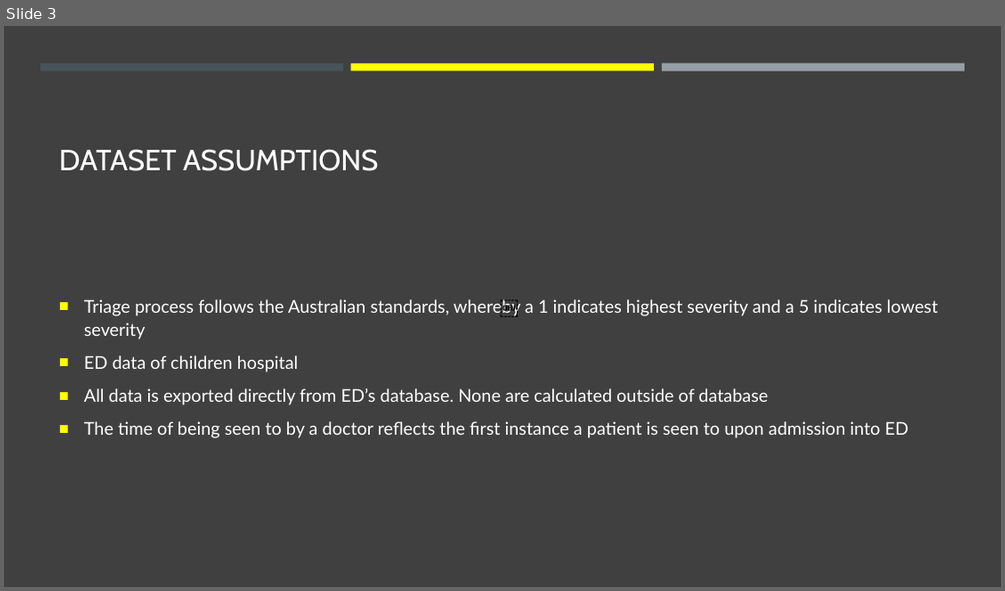
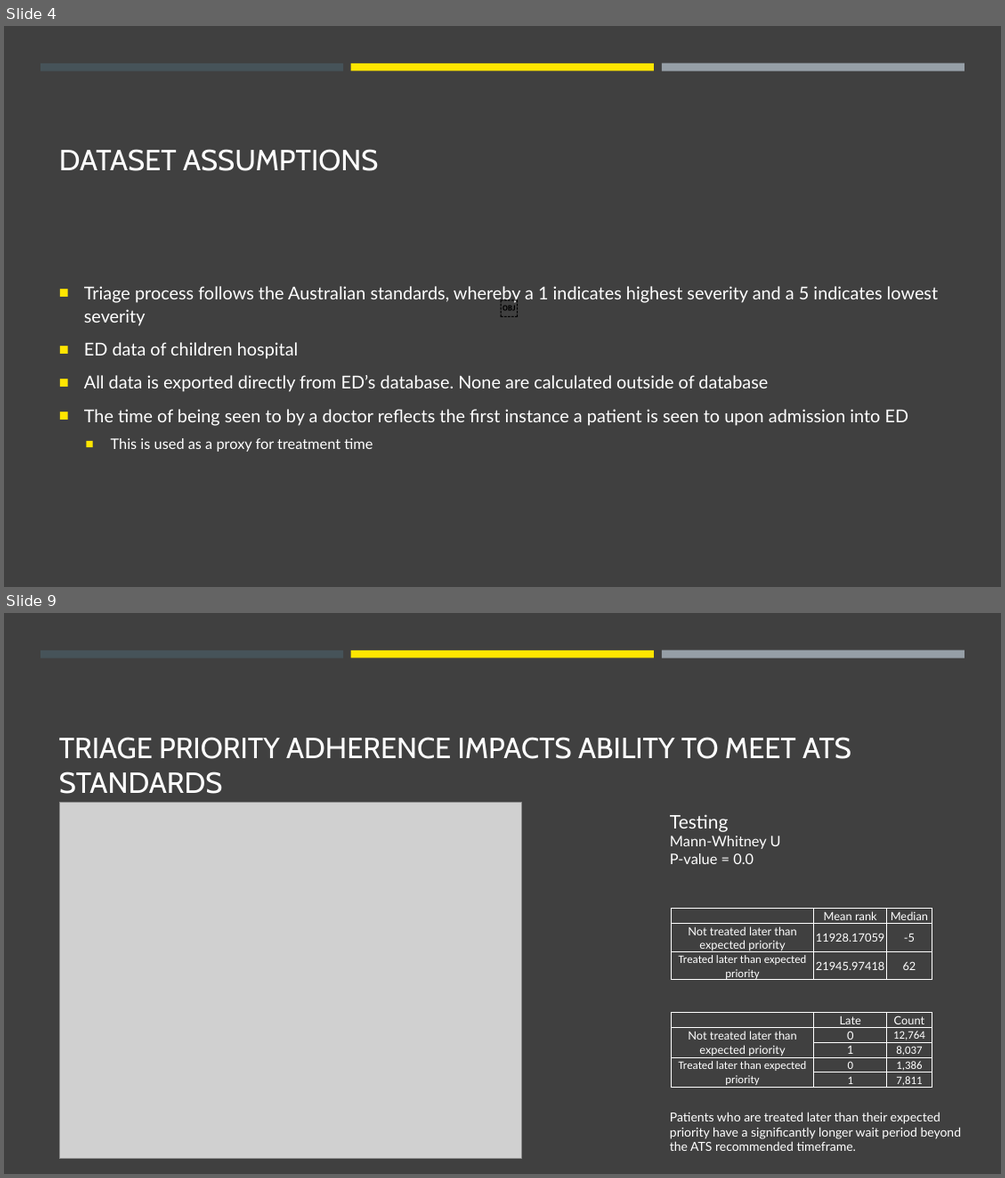
Before and after one commit to jasonnguyen3697/EY_DataChallenge, a slide deck: stuff.pptx. Shown one above the other, each under a label of ours: slide 3 before the commit, slides 4 and 9 after it; the slides between them are not shown. The pictures are 1005x591 and 1005x1178 pixels, drawn with LibreOffice and Linux fonts; fonts in the diff are those of the drawing; grey boxes stand for pictures. Boxes give left, top, right and bottom in pixels: in the first picture for what was removed or moved away, otherwise in the second. Text is boxed around its words. In the diff, an @@ line names an element or a change of style, - is before the commit and + after.

```diff
--- a/stuff.pptx
+++ b/stuff.pptx
@@ slide 9 added at bbox=[4, 613, 1001, 1174], background #404040; not listed: 3 template elements that a slide beside it also shows @@
@@ title added at bbox=[59, 737, 851, 794], 28 pt, text #FFFFFF @@
+TRIAGE PRIORITY ADHERENCE IMPACTS ABILITY TO MEET ATS STANDARDS
@@ picture added at bbox=[59, 803, 521, 1159] @@
@@ text added at bbox=[670, 814, 781, 864], 14 pt, text #FFFFFF @@
+Testing
+Mann-Whitney U
+P-value = 0.0
@@ table added at bbox=[671, 908, 932, 983], 3 rows, 3 columns @@
+ | Mean rank | Median
+Not treated later than expected priority | 11928.17059 | -5
+Treated later than expected priority | 21945.97418 | 62
@@ table added at bbox=[671, 1013, 932, 1091], 5 rows, 3 columns @@
+ | Late | Count
+Not treated later than expected priority | 0 | 12,764
+ | 1 | 8,037
+Treated later than expected priority | 0 | 1,386
+ | 1 | 7,811
@@ text added at bbox=[670, 1111, 962, 1151], 12 pt, text #FFFFFF @@
+Patients who are treated later than their expected priority have a significantly longer wait period beyond the ATS recommended timeframe.
@@ what was slide 3 is now slide 4 @@
@@ slide 4 changed as well @@
@@ rectangle at bbox=[351, 63, 654, 70]: fill #FFFF00 to #FFE600 @@
@@ text at bbox=[84, 286, 938, 426]: bullet colour #FFFF00 to #FFE600 @@
@@ text at bbox=[111, 438, 372, 451]: paragraph added @@
+  ■ This is used as a proxy for treatment time
```
Also in this commit, not shown: 8 other slides changed, 6 other slides added, 4 slides removed.
